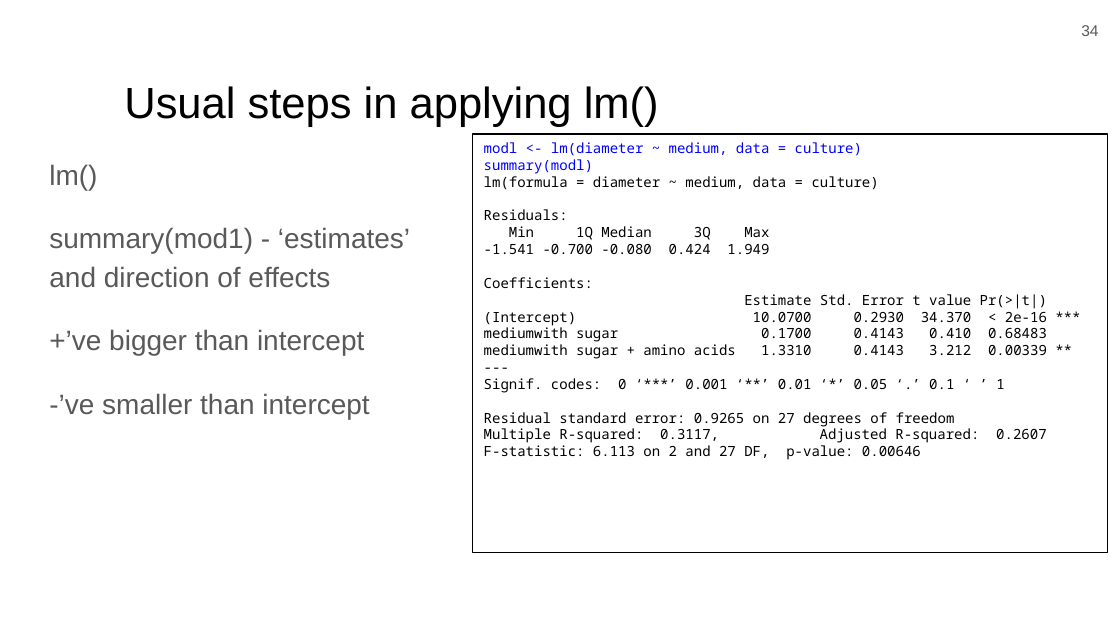
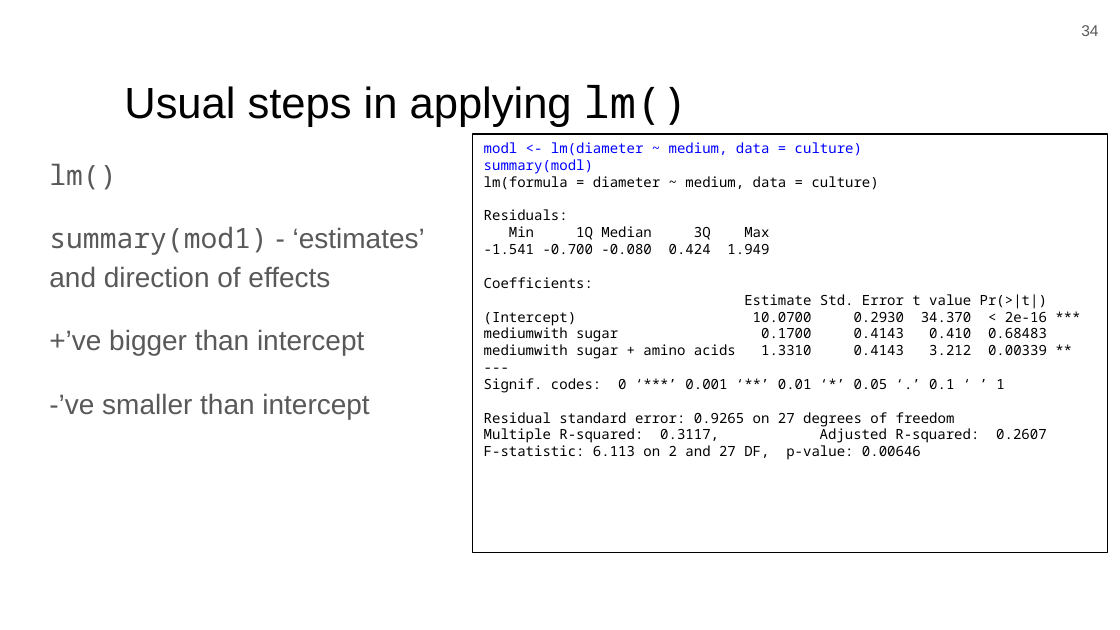
Before and after one commit to 3mmaRand/58I_quant_and_comp_2019, a slide deck: slide 34 of slides/introduction_2019.pptx. Drawn at 1120x630 pixels with LibreOffice and Linux fonts; fonts in the diff are those of the drawing; background and template pictures are left out. Boxes give left, top, right and bottom in pixels: in the first picture for what was removed or moved away, otherwise in the second. Text is boxed around its words. In the diff, an @@ line names an element or a change of style, - is before the commit and + after.

```diff
--- a/slides/introduction_2019.pptx
+++ b/slides/introduction_2019.pptx
@@ title "Usual steps in applying lm()" at bbox=[124, 85, 688, 127]: font Arial to Noto Sans Mono in "lm()" @@
@@ text at bbox=[49, 163, 425, 288]: font Arial to Noto Sans Mono in "lm()", "summary(mod1)" @@
```
Also in this commit, not shown: 7 other slides changed, 4 other files.
